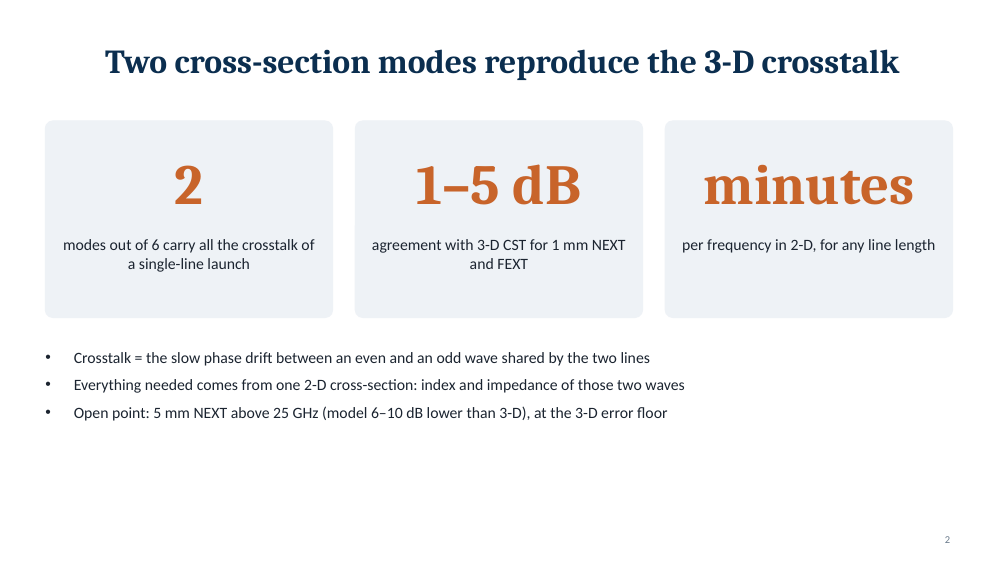
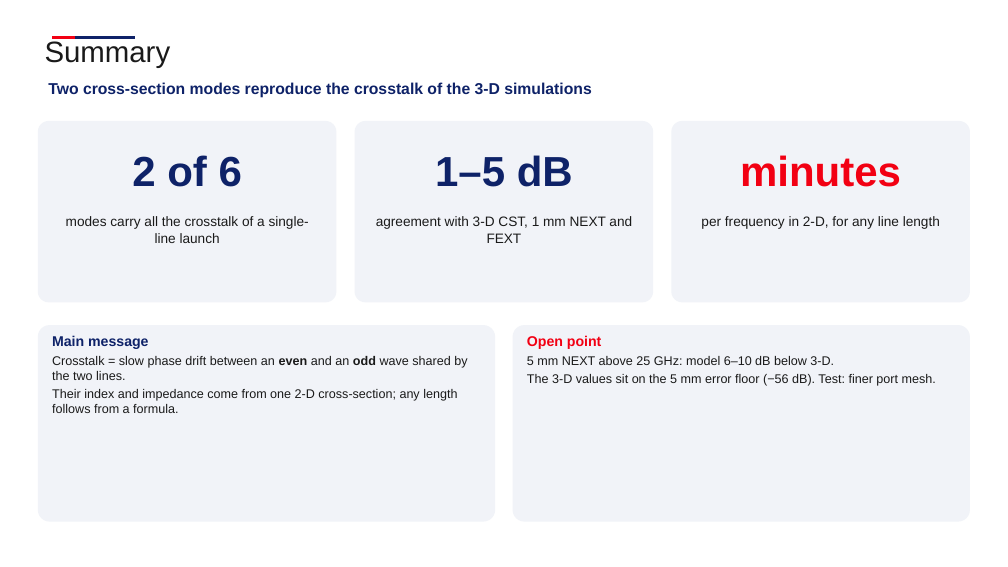
Before and after one commit to andreimuresian/claude, a slide deck: slide 2 of docs/cst/xtalk/crosstalk_cross_section.pptx. Drawn at 1008x567 pixels with LibreOffice and Linux fonts; fonts in the diff are those of the drawing; background and template pictures are left out. Boxes give left, top, right and bottom in pixels: in the first picture for what was removed or moved away, otherwise in the second. Text is boxed around its words. In the diff, an @@ line names an element or a change of style, - is before the commit and + after.

```diff
--- a/docs/cst/xtalk/crosstalk_cross_section.pptx
+++ b/docs/cst/xtalk/crosstalk_cross_section.pptx
@@ text added at [45, 41, 171, 68], 28 pt, text #1A1A1A @@
+Summary
@@ line added from (52, 38) to (77, 38), #F20013 2 pt @@
@@ line added from (75, 38) to (135, 38), #0E2268 2 pt @@
@@ text "Two cross-section modes reproduce the ..." at [48, 82, 591, 98]: vertical alignment middle to top @@
@@ text at [48, 82, 591, 98]: text changed; size 32 to 15 pt; font Cambria to Arial; text colour #0B2E4F to #0E2268 @@
-Two cross-section modes reproduce the 3-D crosstalk
+Two cross-section modes reproduce the crosstalk of the 3-D simulations
@@ rounded rectangle: place and size @@
-rounded rectangle at [45, 121, 333, 318]
+rounded rectangle at [38, 121, 337, 302]
@@ text "1–5 dB": place and size @@
-text "1–5 dB" at [417, 164, 581, 205]
+text "1–5 dB" at [435, 155, 573, 187]
@@ text "1–5 dB" at [435, 155, 573, 187]: size 54 to 40 pt, font Cambria to Arial, text colour #C8642A to #0E2268; more space between paragraphs @@
@@ rounded rectangle: place and size @@
-rounded rectangle at [355, 121, 643, 318]
+rounded rectangle at [355, 121, 653, 302]
@@ text "minutes": place and size @@
-text "minutes" at [703, 164, 914, 205]
+text "minutes" at [740, 155, 901, 187]
@@ text "minutes" at [740, 155, 901, 187]: size 54 to 40 pt, font Cambria to Arial, text colour #C8642A to #F20013; more space between paragraphs @@
@@ fill #EEF2F6 to #F1F3F8; outline #EEF2F6 1 pt to none; proportions changed in 3 elements at [38, 121, 337, 302], [355, 121, 653, 302], [671, 121, 970, 302] @@
@@ rounded rectangle: place and size @@
-rounded rectangle at [665, 121, 953, 318]
+rounded rectangle at [671, 121, 970, 302]
@@ text at [132, 155, 242, 187]: text changed; size 54 to 40 pt; font Cambria to Arial; text colour #C8642A to #0E2268 @@
-2
+2 of 6
@@ text at [66, 216, 309, 243]: text changed; size 15 to 13 pt; font Calibri to Arial; text colour #1B2430 to #1A1A1A @@
-modes out of 6 carry all the crosstalk of a single-line launch
+modes carry all the crosstalk of a single-line launch
@@ text at [376, 216, 632, 243]: text changed; size 15 to 13 pt; font Calibri to Arial; text colour #1B2430 to #1A1A1A @@
-agreement with 3-D CST for 1 mm NEXT and FEXT
+agreement with 3-D CST, 1 mm NEXT and FEXT
@@ text "per frequency in 2-D, for ...": place and size @@
-text "per frequency in 2-D, for ..." at [682, 239, 935, 253]
+text "per frequency in 2-D, for ..." at [701, 216, 940, 229]
@@ text "per frequency in 2-D, for ..." at [701, 216, 940, 229]: size 15 to 13 pt, font Calibri to Arial, text colour #1B2430 to #1A1A1A; more space between paragraphs @@
@@ rounded rectangle added at [38, 325, 495, 522], fill #F1F3F8 @@
@@ rounded rectangle added at [513, 325, 970, 522], fill #F1F3F8 @@
@@ text at [52, 335, 467, 413]: text changed; size 15 to 12 pt; font Calibri to Arial; text colour #1B2430 to #1A1A1A @@
-• Crosstalk = the slow phase drift between an even and an odd wave shared by the two lines
-• Everything needed comes from one 2-D cross-section: index and impedance of those two waves
-• Open point: 5 mm NEXT above 25 GHz (model 6–10 dB lower than 3-D), at the 3-D error floor
+Main message
+Crosstalk = slow phase drift between an even and an odd wave shared by the two lines.
+Their index and impedance come from one 2-D cross-section; any length follows from a formula.
@@ text added at [527, 335, 936, 386], 12 pt, text #1A1A1A @@
+Open point
+5 mm NEXT above 25 GHz: model 6–10 dB below 3-D.
+The 3-D values sit on the 5 mm error floor (−56 dB). Test: finer port mesh.
@@ page number removed at [945, 536, 950, 543] @@
-2
```
Also in this commit, not shown: 14 other slides changed, 1 slide added, 1 slide removed, 4 other files.
